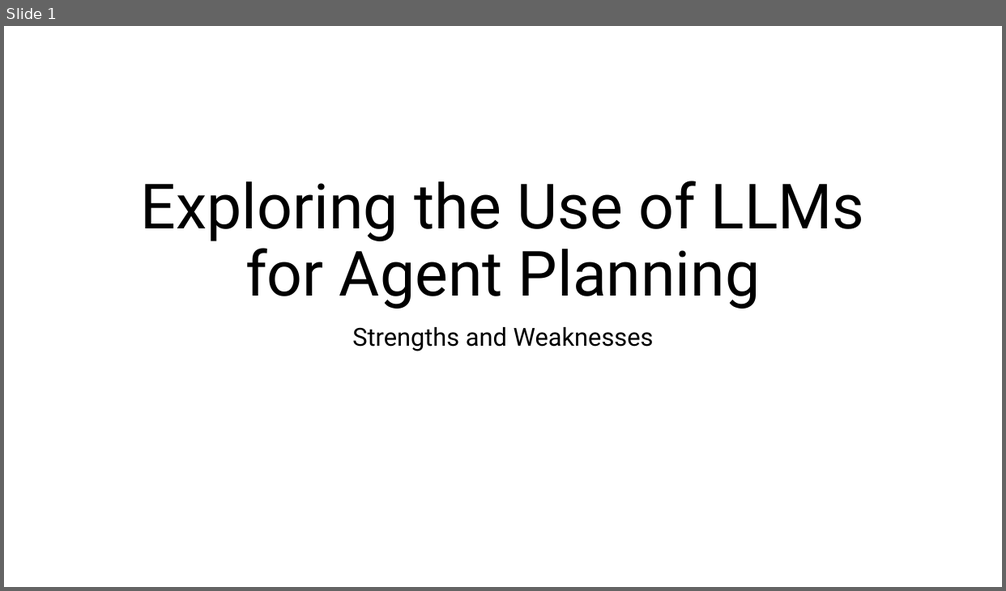
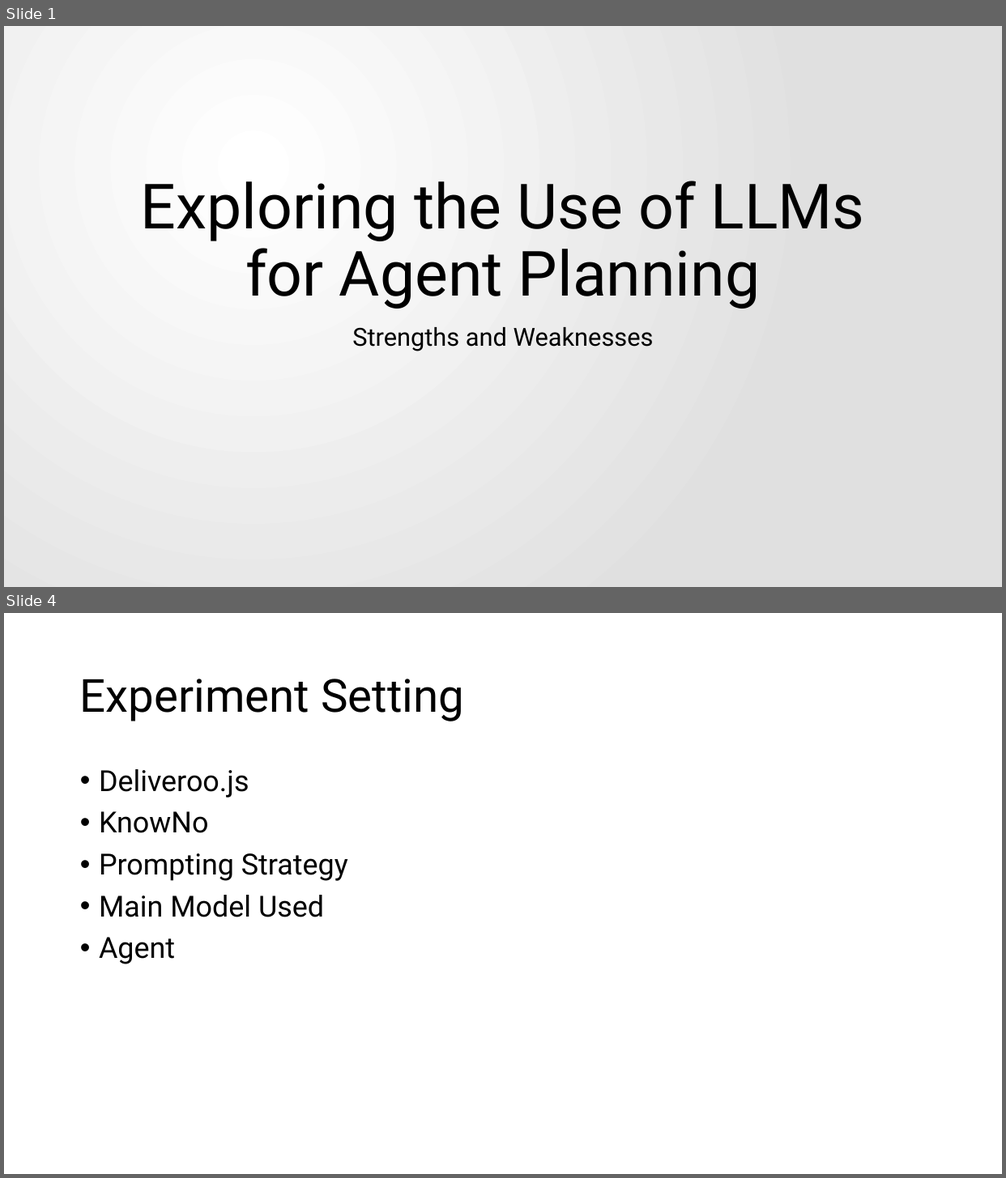
Before and after one commit to davidemodolo/master_thesis, a slide deck: presentation/Exploring the Use of LLMs for Agent Planning.pptx. Shown one above the other, each under a label of ours: slide 1 before the commit, slides 1 and 4 after it; the slides between them are not shown. The pictures are 1006x591 and 1006x1178 pixels, drawn with LibreOffice and Linux fonts; fonts in the diff are those of the drawing. Boxes give left, top, right and bottom in pixels: in the first picture for what was removed or moved away, otherwise in the second. Text is boxed around its words. In the diff, an @@ line names an element or a change of style, - is before the commit and + after.

```diff
--- a/presentation/Exploring the Use of LLMs for Agent Planning.pptx
+++ b/presentation/Exploring the Use of LLMs for Agent Planning.pptx
@@ slide 4 added at (4,613,1002,1174), background #FFFFFF @@
@@ title added at (80,679,464,722), 44 pt, text #000000 @@
+Experiment Setting
@@ text added at (99,769,348,965), 28 pt, text #000000 @@
+• Deliveroo.js
+• KnowNo
+• Prompting Strategy
+• Main Model Used
+• Agent
@@ slide 1 changed as well @@
@@ background #FFFFFF to gradient #FFFFFF to #E1E1E1 @@
```
Also in this commit, not shown: 5 other slides added, 3 other files.
